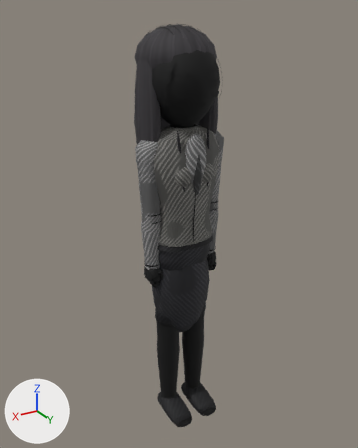
The glTF model assets/roster/models/yusehui_a.glb as it was, and as the next commit left it.
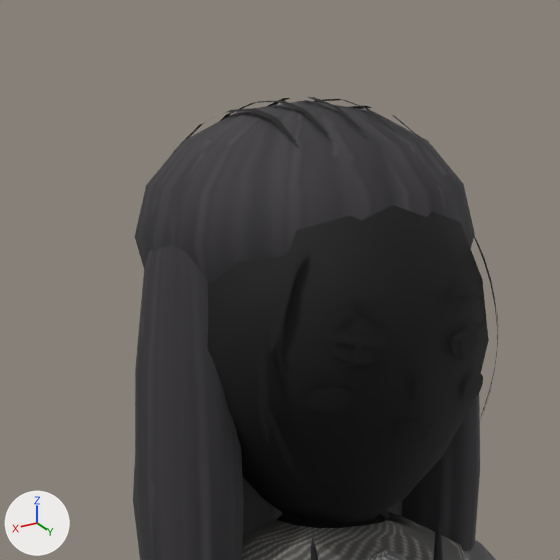
There are two pictures of each version: one whole from a 50 mm lens placed at (1.111, 1.833, 1.967), pointed at (-0.016, -0.044, 1.028), one close up on the part from 28% to 66% of the width and 0% to 30% of the height. Lighting does not change. The marker at lower left points along +X, +Y and +Z. The last two pictures show the newer version. Vertices at exactly the same position are counted once.

The older version as bpy lines, for what is in view:
```python
me_mesh_0 = bpy.data.meshes.new('Mesh_0')
me_mesh_0.from_pydata(...)  # 5105 vertices, 9258 faces; spans x -0.22..0.22, y -0.21..0.19, z -0.01..1.92
me_mesh_0.materials.append(mat_material_0)
ob_body = bpy.data.objects.new('Body', me_mesh_0)
ob_body.location = (0.0, 0.0, 0.0)
```
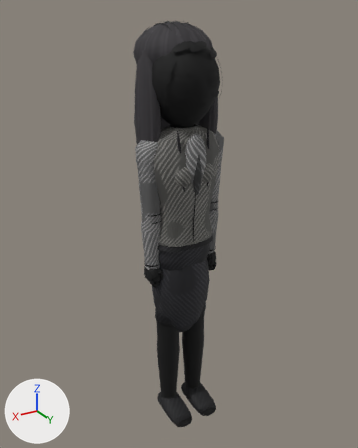
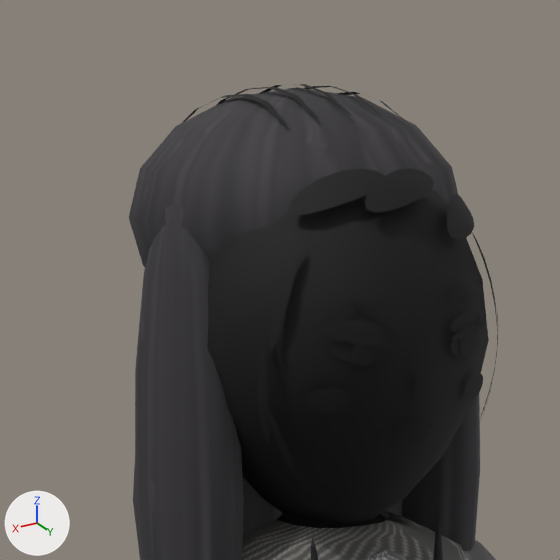
The change in detail:
me_mesh_0 is used by ob_body; location (0.0, 0.0, 0.0).
me_mesh_0 had 5105 vertices, 9258 faces and spanned x -0.22..0.22, y -0.21..0.19, z -0.01..1.92.
me_mesh_0 now has 5621 vertices, 10098 faces and spans x -0.22..0.22, y -0.23..0.19, z -0.01..1.93.
me_mesh_0 part 1: the loose piece of 107 vertices spanning x -0.17..0.17, y -0.21..0.13, z 1.66..1.92 is copied, and the copy is moved by (0.0, -0.02, 0.02); it spans x -0.17..0.17, y -0.23..0.11, z 1.68..1.93.
me_mesh_0 part 2: the loose piece of 43 vertices spanning x 0.03..0.07, y 0.15..0.16, z 1.75 is copied, and the copy is multiplied about its middle by the matrix ((2.48, -0.156, 0.657), (0.531, 1.992, -1.534), (-0.416, 1.616, 1.955)), then moved by (0.0, -0.05, 0.09); it spans x 0.0..0.1, y 0.09..0.12, z 1.82..1.86.
me_mesh_0 part 3: the loose piece of 14 vertices spanning x -0.1..-0.06, y -0.19..0.06, z 1.82..1.91 is moved by (0.0, -0.02, 0.01).
me_mesh_0 part 4: the loose piece of 14 vertices spanning x -0.05..-0.03, y -0.21..0.07, z 1.83..1.92 is moved by (0.0, -0.02, 0.01).
me_mesh_0 part 5: the loose piece of 14 vertices spanning x 0.0..0.01, y -0.21..0.07, z 1.83..1.92 is moved by (0.0, -0.02, 0.01).
me_mesh_0 part 6: the loose piece of 14 vertices spanning x 0.03..0.06, y -0.2..0.07, z 1.83..1.92 is moved by (0.0, -0.02, 0.01).
me_mesh_0 part 7: the loose piece of 14 vertices spanning x 0.06..0.1, y -0.18..0.06, z 1.82..1.91 is moved by (0.0, -0.02, 0.01).
me_mesh_0 part 8: 94 vertices moved within x -0.1..0.09, y 0.11..0.17, z 1.69..1.84; 122 vertices removed from x -0.17..0.17, y -0.21..0.16, z 1.66..1.92; 445 vertices added at x -0.11..0.09, y 0.07..0.17, z 1.69..1.86.
Other edits to the shape of me_mesh_0 do not show in these pictures.

Boxes [x1, y1, x2, y2] around the edits, measured in the close-ups (560 x 560 px; the box of a moved part takes in the faces that stretch with it):
'Body', reshaped: before [133, 97, 498, 560]; after [129, 84, 498, 560]
part 1 of me_mesh_0, added: after [129, 87, 458, 267]
part 2 of me_mesh_0, added: after [289, 169, 386, 215]
part 3 of me_mesh_0, moved or reshaped: before [352, 106, 420, 138]; after [337, 92, 407, 122]
part 4 of me_mesh_0, moved or reshaped: before [313, 99, 396, 133]; after [304, 86, 383, 117]
part 5 of me_mesh_0, moved or reshaped: before [268, 97, 363, 131]; after [260, 84, 351, 115]
part 6 of me_mesh_0, moved or reshaped: before [220, 100, 330, 135]; after [217, 87, 319, 119]
part 7 of me_mesh_0, moved or reshaped: before [174, 108, 296, 151]; after [182, 94, 287, 126]
part 8 of me_mesh_0, reshaped: before [135, 100, 485, 365]; after [321, 168, 486, 367]
